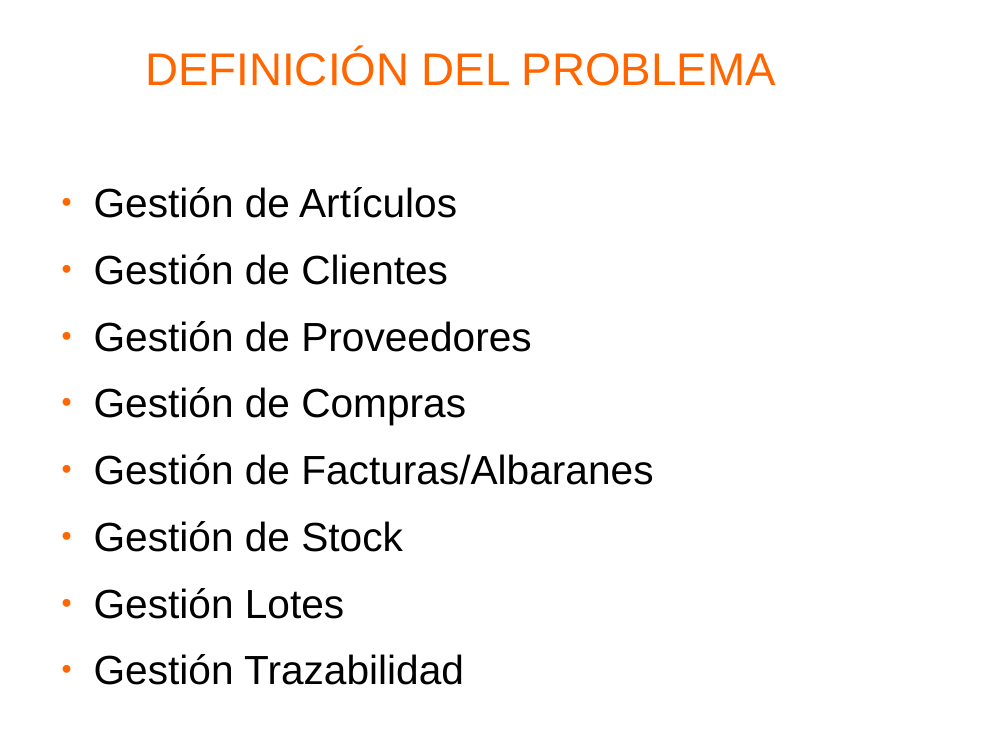
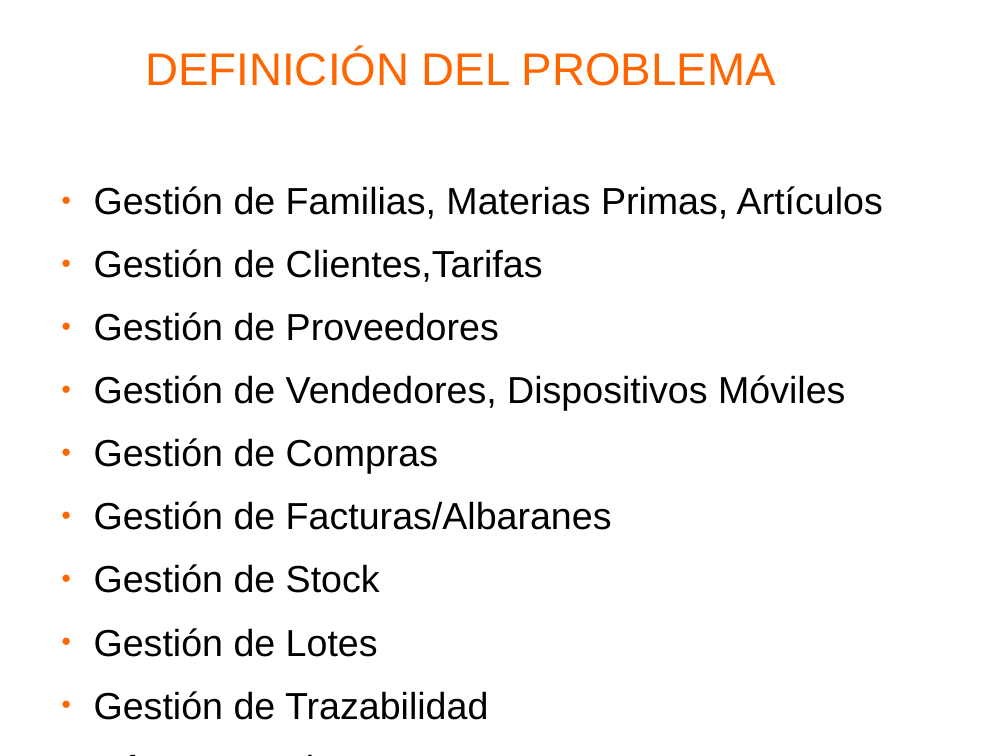
Before and after one commit to i52eszur/carneaerp, a slide deck: slide 10 of documentacion/presentacion/presentacion.odp (slide 8 before the commit). Drawn at 1008x756 pixels with LibreOffice and Linux fonts; fonts in the diff are those of the drawing; background and template pictures are left out. Boxes give left, top, right and bottom in pixels: in the first picture for what was removed or moved away, otherwise in the second. Text is boxed around its words. In the diff, an @@ line names an element or a change of style, - is before the commit and + after.

```diff
--- a/documentacion/presentacion/presentacion.odp
+++ b/documentacion/presentacion/presentacion.odp
@@ text at <box>94,186,883,282</box>: text changed; size 32 to 29.6 pt @@
-● Gestión de Artículos
-● Gestión de Clientes
+● Gestión de Familias, Materias Primas, Artículos
+● Gestión de Clientes,Tarifas
@@ text at <box>94,312,612,593</box>: size 32 to 29.6 pt in "Gestión de Proveedores", "Gestión de Compras", "Gestión de Facturas/Albaranes", "Gestión de Stock" @@
@@ text at <box>94,375,845,411</box>: paragraph added @@
+● Gestión de Vendedores, Dispositivos Móviles
@@ text at <box>94,628,488,720</box>: text changed; size 32 to 29.6 pt @@
-● Gestión Lotes
-● Gestión Trazabilidad
+● Gestión de Lotes
+● Gestión de Trazabilidad
+● Informes Varios
```
Also in this commit, not shown: 6 other slides changed, 7 slides added, 2 slides removed, 7 other files.
